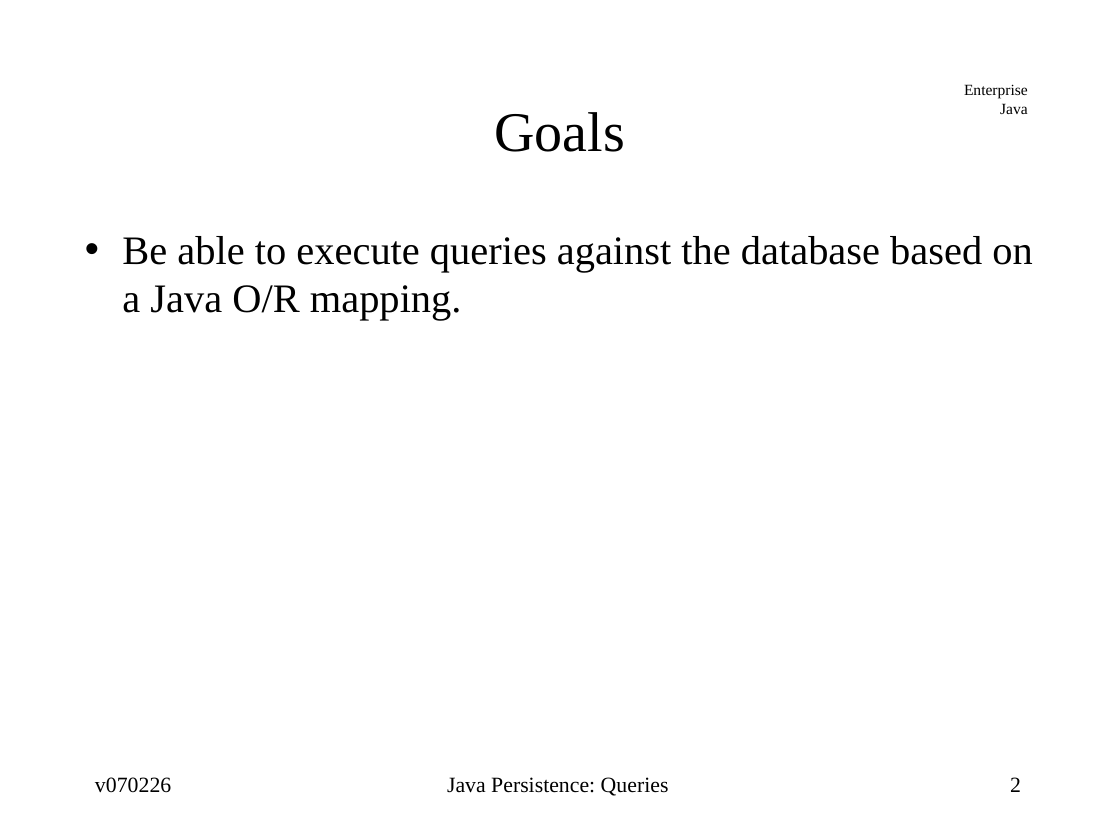
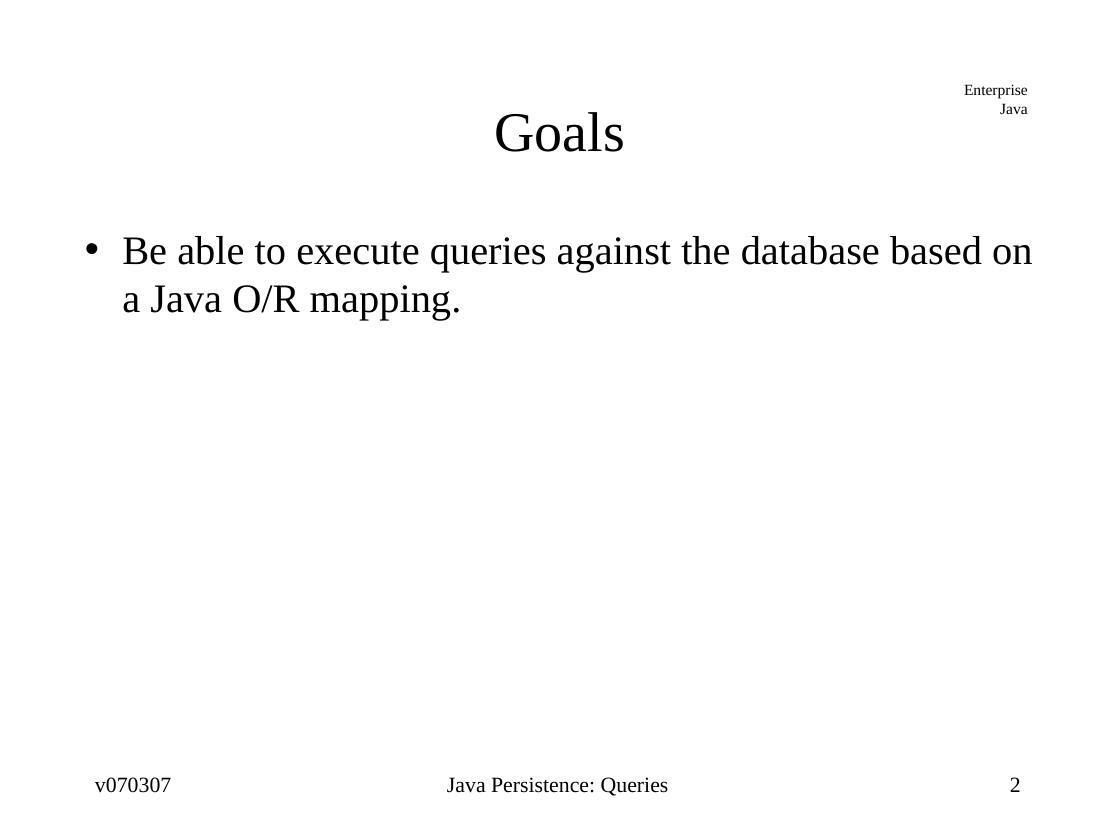
Before and after one commit to jcstaff/ejava-javaee, a slide deck: slide 2 of ormEJBQL/src/site/resources/lectures/ormEJBQL.ppt. Drawn at 1120x840 pixels with LibreOffice and Linux fonts; fonts in the diff are those of the drawing. Boxes give left, top, right and bottom in pixels: in the first picture for what was removed or moved away, otherwise in the second. Text is boxed around its words. In the diff, an @@ line names an element or a change of style, - is before the commit and + after.

```diff
--- a/ormEJBQL/src/site/resources/lectures/ormEJBQL.ppt
+++ b/ormEJBQL/src/site/resources/lectures/ormEJBQL.ppt
@@ text at [95, 777, 171, 793]: text changed @@
-v070226
+v070307
```
Also in this commit, not shown: 31 other slides changed, 1 slide added, 4 other files.
